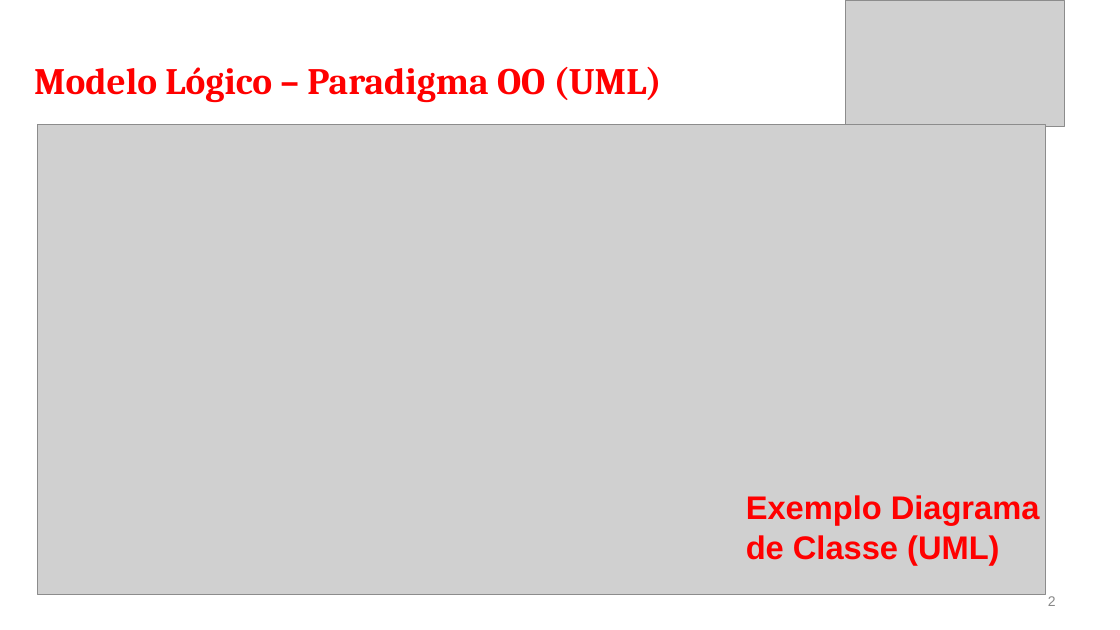
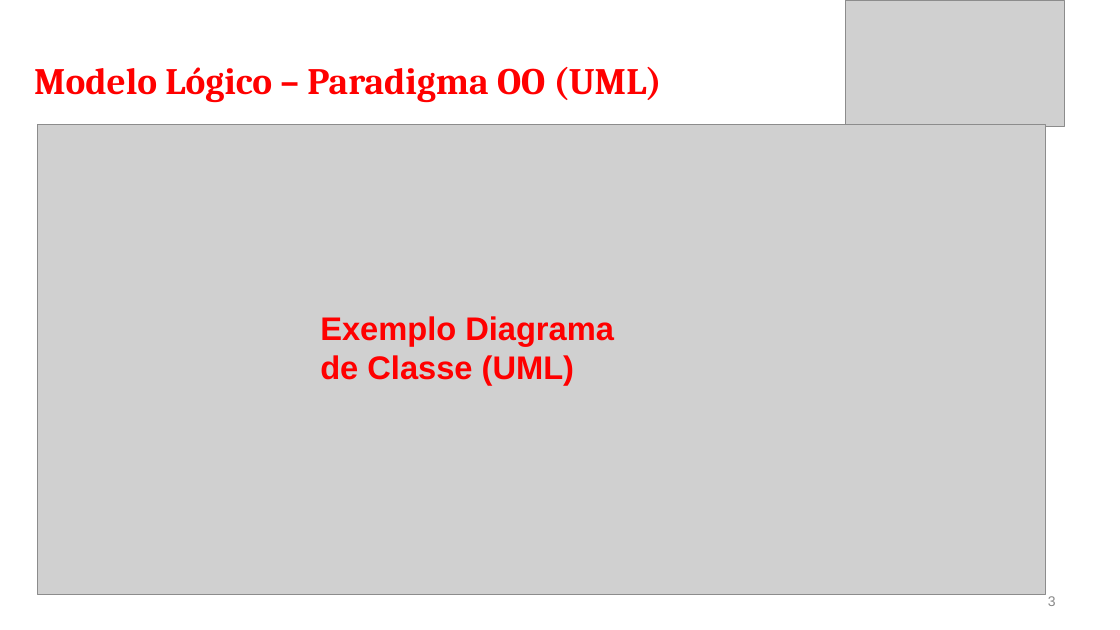
Before and after one commit to CloudEducationBrazil/WydenBancoDados, a slide deck: slide 3 of 01 Classes/Aula03- BD Dinâmica Modelo de Domínio.pptx (slide 2 before the commit). Drawn at 1120x630 pixels with LibreOffice and Linux fonts; fonts in the diff are those of the drawing; grey boxes stand for pictures. Boxes give left, top, right and bottom in pixels: in the first picture for what was removed or moved away, otherwise in the second. Text is boxed around its words. In the diff, an @@ line names an element or a change of style, - is before the commit and + after.

```diff
--- a/01 Classes/Aula03- BD Dinâmica Modelo de Domínio.pptx
+++ b/01 Classes/Aula03- BD Dinâmica Modelo de Domínio.pptx
@@ text "Exemplo Diagrama de Classe (UML)": place and size @@
-text "Exemplo Diagrama de Classe (UML)" at [746,495,1040,565]
+text "Exemplo Diagrama de Classe (UML)" at [320,316,614,385]
@@ page number at [1048,596,1056,606]: text changed @@
-2
+3
```
Also in this commit, not shown: 5 other slides changed, 1 slide added, 1 other file.
